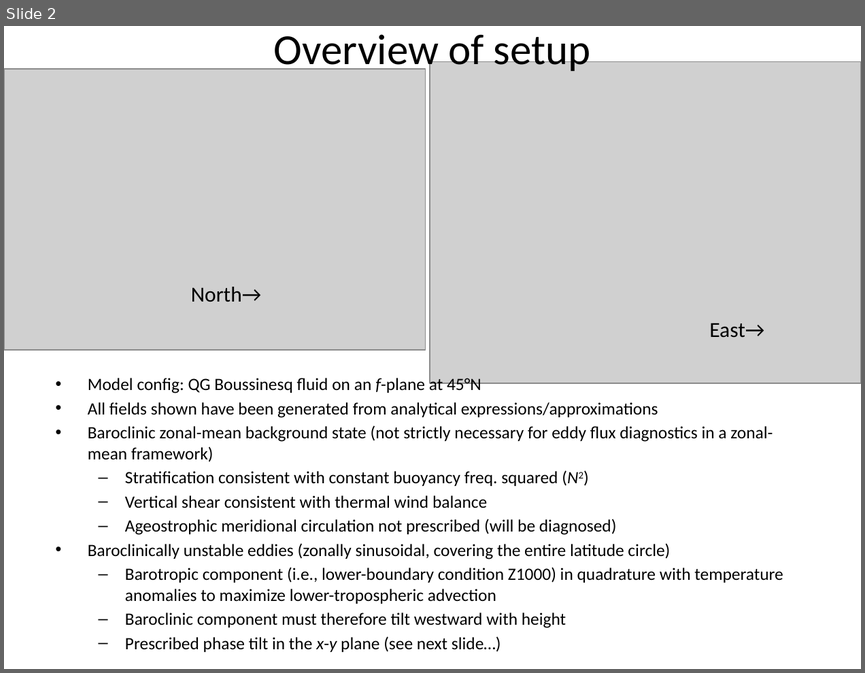
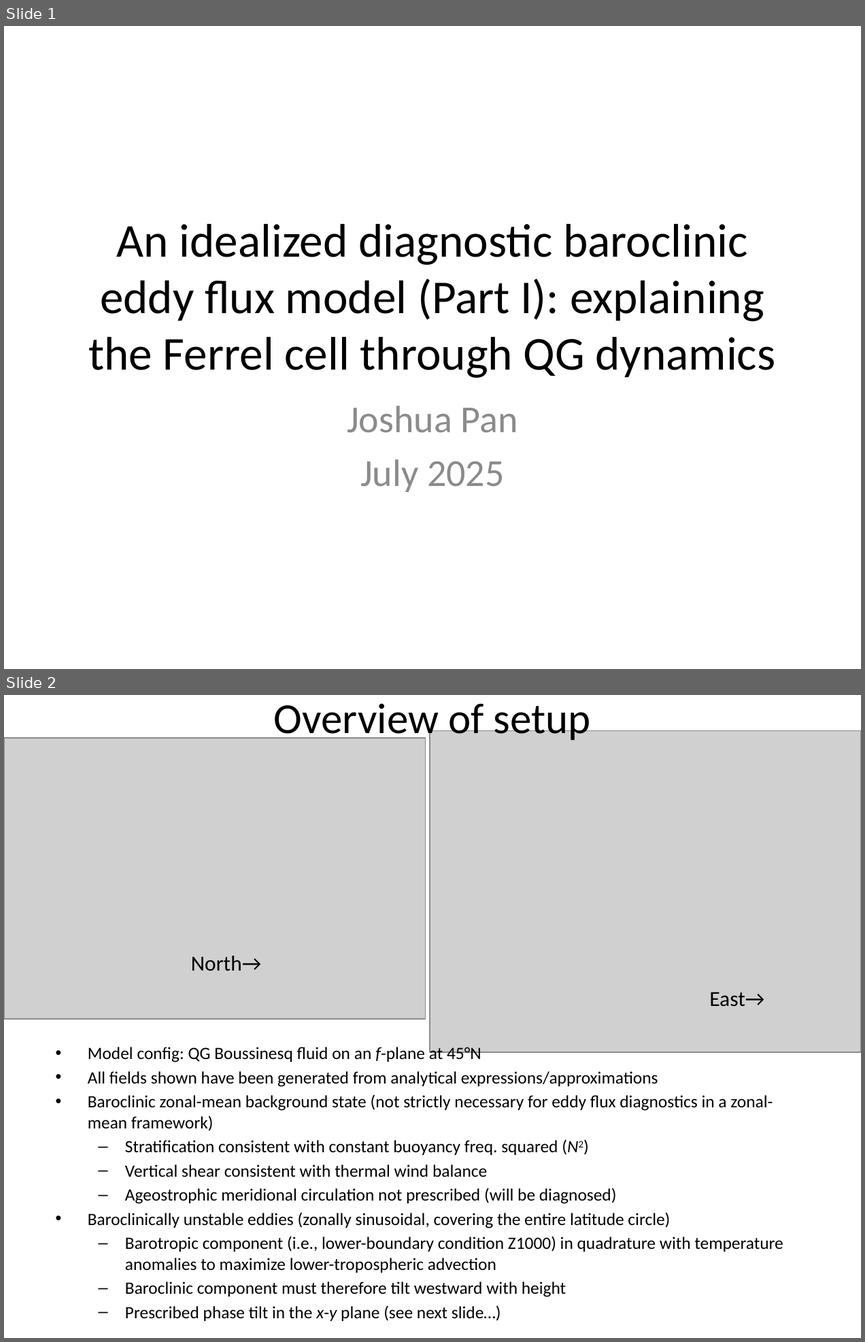
Before and after one commit to jpan84/QGomega, a slide deck: baroc_wv_diag_draft.pptx. Shown one above the other, each under a label of ours: slide 2 before the commit, slides 1 and 2 after it. The pictures are 865x673 and 865x1342 pixels, drawn with LibreOffice and Linux fonts; fonts in the diff are those of the drawing; grey boxes stand for pictures. Boxes give left, top, right and bottom in pixels: in the first picture for what was removed or moved away, otherwise in the second. Text is boxed around its words. In the diff, an @@ line names an element or a change of style, - is before the commit and + after.

```diff
--- a/baroc_wv_diag_draft.pptx
+++ b/baroc_wv_diag_draft.pptx
@@ slide 1 added at (4, 26, 861, 669), background #FFFFFF @@
@@ title added at (88, 224, 775, 378), 39.6 pt, text #000000 @@
+An idealized diagnostic baroclinic eddy flux model (Part I): explaining the Ferrel cell through QG dynamics
@@ subtitle added at (347, 405, 518, 492), 32 pt, text #8C8C8C @@
+Joshua Pan
+July 2025
```
Also in this commit, not shown: 1 slide changed, 1 slide removed, 1 other file.
